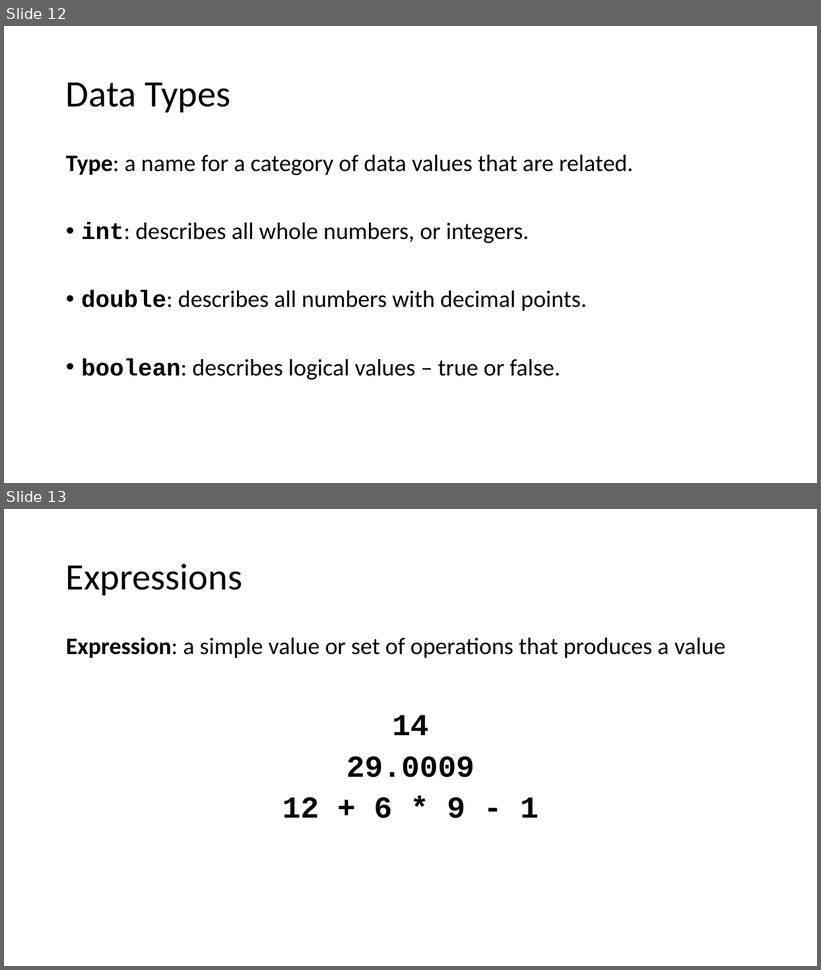
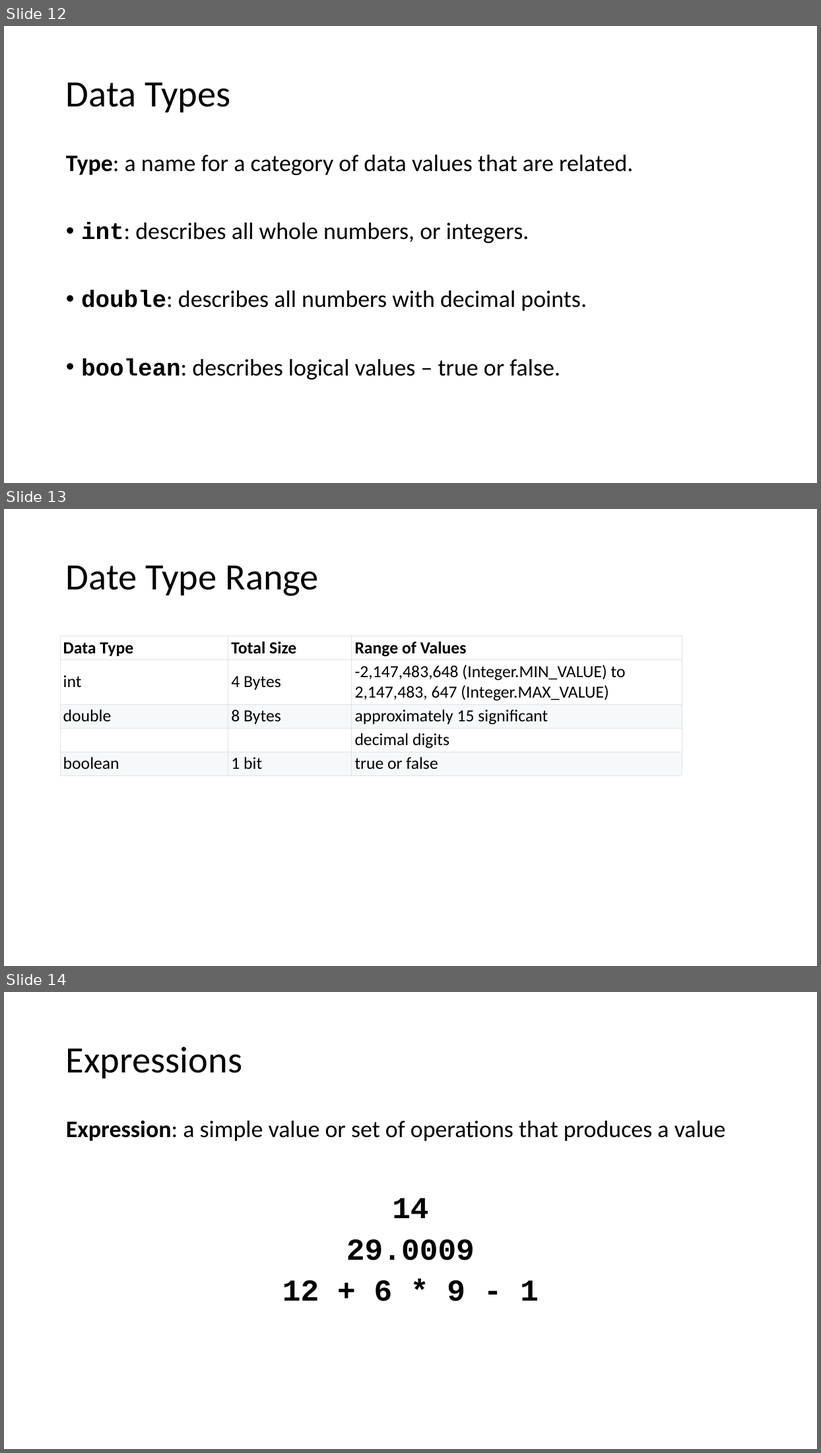
Before and after one commit to TEALSK12/apcsa-public, a slide deck: curriculum/Unit2/Unit2.pptx. Shown one above the other, each under a label of ours: slides 12 and 13 before the commit, slides 12, 13 and 14 after it. The pictures are 821x970 and 821x1453 pixels, drawn with LibreOffice and Linux fonts; fonts in the diff are those of the drawing. Boxes give left, top, right and bottom in pixels: in the first picture for what was removed or moved away, otherwise in the second. Text is boxed around its words. In the diff, an @@ line names an element or a change of style, - is before the commit and + after.

Commit message:
Added slide 13 Data Type Range

```diff
--- a/curriculum/Unit2/Unit2.pptx
+++ b/curriculum/Unit2/Unit2.pptx
@@ slide 13 added at (4, 509, 817, 966), background #FFFFFF @@
@@ title added at (66, 565, 319, 596), 44 pt, text #000000 @@
+Date Type Range
@@ table added at (60, 636, 682, 773), 5 rows, 3 columns @@
+Data Type | Total Size | Range of Values
+int | 4 Bytes | -2,147,483,648 (Integer.MIN_VALUE) to 2,147,483, 647 (Integer.MAX_VALUE)
+double | 8 Bytes | approximately 15 significant
+ |  | decimal digits
+boolean | 1 bit | true or false
@@ what was slide 13 is now slide 14 @@
```
